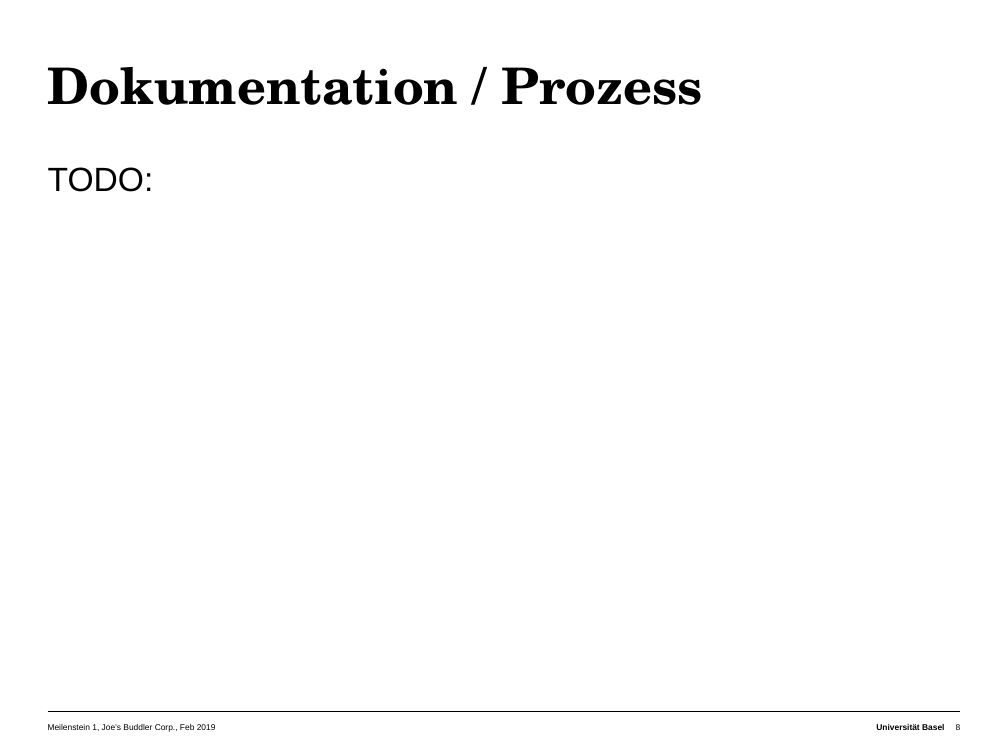
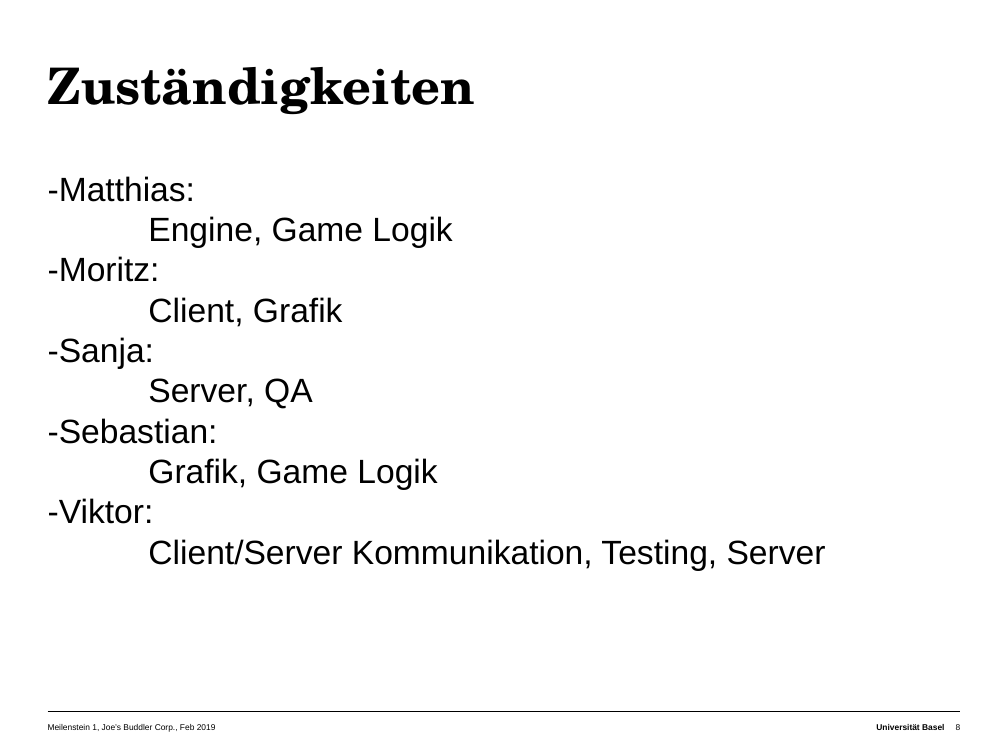
Before and after one commit to matnad/buddler-joe, a slide deck: slide 8 of Presentations/Milestone 1/Präsentation_Buddler_Joe.pptx. Drawn at 1008x756 pixels with LibreOffice and Linux fonts; fonts in the diff are those of the drawing. Boxes give left, top, right and bottom in pixels: in the first picture for what was removed or moved away, otherwise in the second. Text is boxed around its words. In the diff, an @@ line names an element or a change of style, - is before the commit and + after.

Commit message:
Added Timeline, documentation and zuständigkeiten to the presentation

```diff
--- a/Presentations/Milestone 1/Präsentation_Buddler_Joe.pptx
+++ b/Presentations/Milestone 1/Präsentation_Buddler_Joe.pptx
@@ title at (48, 67, 476, 115): text changed @@
-Dokumentation / Prozess
+Zuständigkeiten
@@ text at (48, 176, 826, 571): text changed @@
-TODO:
+-Matthias:
+Engine, Game Logik
+-Moritz:
+Client, Grafik
+-Sanja:
+Server, QA
+-Sebastian:
+Grafik, Game Logik
+-Viktor:
+Client/Server Kommunikation, Testing, Server
```
Also in this commit, not shown: 2 other slides changed, 1 slide added.
